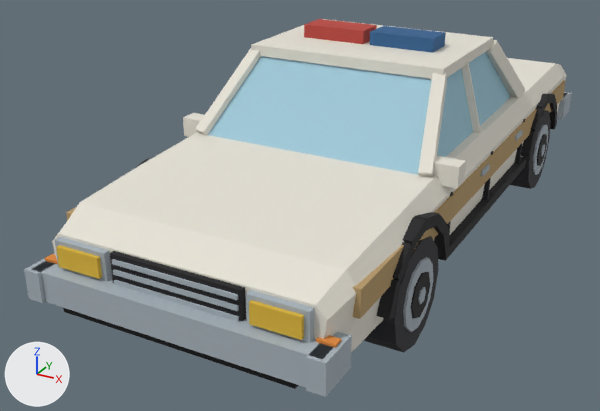
A saved change to the glTF model site/models/GV_Police_Sheriff_01.glb.
Before and after are seen from a 50 mm lens placed at (2.29, -5.21, 2.64), pointed at (-0.34, -0.42, 0.24). Every picture has the same lights, and +X, +Y and +Z are marked at lower left. The older version comes first. Vertices at exactly the same position are counted once.

Objects in the first picture: 'GV_Police_Sheriff_01'.
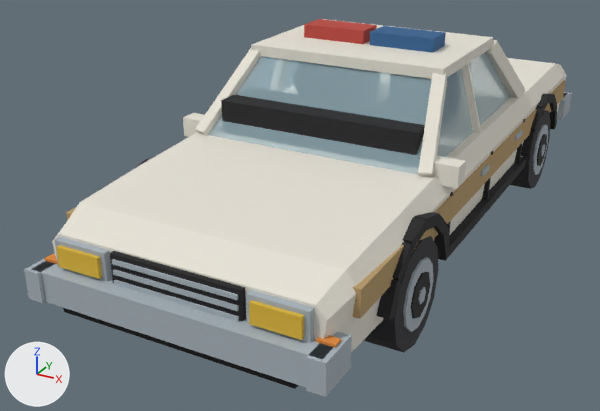
Edits to the bpy script that builds the scene:
```text
Add mat_globalpaletteglass:
    mat_globalpaletteglass = bpy.data.materials.new('GlobalPaletteGlass')
    # uses the picture img_globalpalette
Change me_gv_police_sheriff_01:
    used by ob_gv_police_sheriff_01; location = (0.0, 0.0, 0.0)
    remove me_gv_police_sheriff_01.from_pydata(...)  # 988 vertices, 1596 faces; spans x -0.96..0.96, y -2.45..2.48, z 0.0..1.47
    add me_gv_police_sheriff_01.from_pydata(...)  # 1048 vertices, 1688 faces; spans x -0.96..0.96, y -2.45..2.48, z 0.0..1.47
    me_gv_police_sheriff_01 part 1: a new loose piece, a box spanning x -0.68..0.68, y -0.86..-0.5, z 0.85..1.09, in mat_globalpalette (picture img_globalpalette)
    me_gv_police_sheriff_01 part 2: the loose piece of 12 vertices spanning x 0.46..0.54, y 2.28..2.48, z 0.31..0.39 is copied, and the copy is scaled about its middle by (4, 0.15, 4), then moved by (-0.8, -2.66, 0.78); it spans x -0.47..-0.15, y -0.29..-0.26, z 0.99..1.27
    me_gv_police_sheriff_01 part 3: a new loose piece, a box spanning x -0.56..-0.06, y -0.25..0.25, z 0.85..0.95, in mat_globalpalette (picture img_globalpalette)
    me_gv_police_sheriff_01 part 4: a new loose piece, a box spanning x 0.06..0.56, y -0.25..0.25, z 0.85..0.95, in mat_globalpalette (picture img_globalpalette)
    me_gv_police_sheriff_01 part 5
    8 vertices are added at x -0.56..0.06, y 0.18..0.3, z 0.94..1.18
    8 new vertices lie (0.5, 0.0, 0.0) away from vertices in x -0.56..0.06, y 0.18..0.3, z 0.94..1.18
    24 new faces join them, mat_globalpalette (picture img_globalpalette)
    me_gv_police_sheriff_01 part 6: 28 faces spanning x -0.78..0.78, y -0.95..0.95, z 0.85..1.32 switch from mat_globalpalette (picture img_globalpalette) to mat_globalpaletteglass
    other edits to the shape of me_gv_police_sheriff_01 do not show in these pictures
```

What differs and where, as boxes [x1, y1, x2, y2] in the pictures (600 x 411 px):
part 1 of me_gv_police_sheriff_01, added: after [221, 87, 427, 168]
part 2 of me_gv_police_sheriff_01, added (cyan): after [292, 61, 335, 99]
part 3 of me_gv_police_sheriff_01, added (cyan): after [298, 88, 377, 106]
part 4 of me_gv_police_sheriff_01, added (cyan): after [375, 96, 459, 128]
part 5 of me_gv_police_sheriff_01, added (cyan): after [328, 65, 461, 106]
part 6 of me_gv_police_sheriff_01, recoloured (cyan): before [208, 52, 511, 175]
